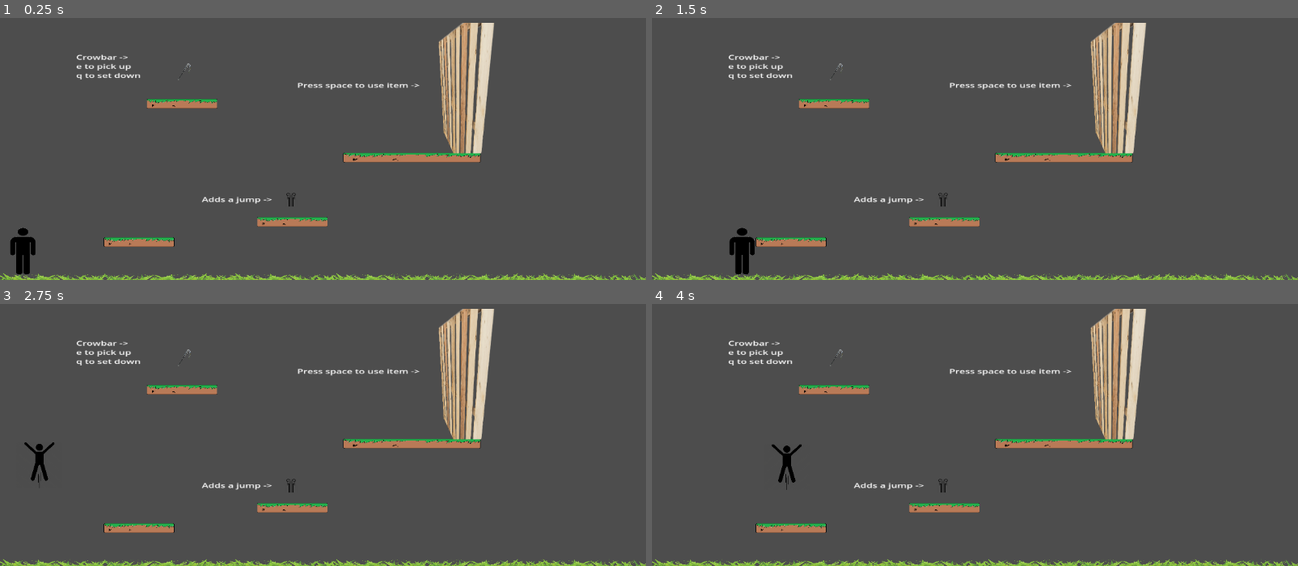
Above: before the commit, frames 1-4 (two rows, left to right).
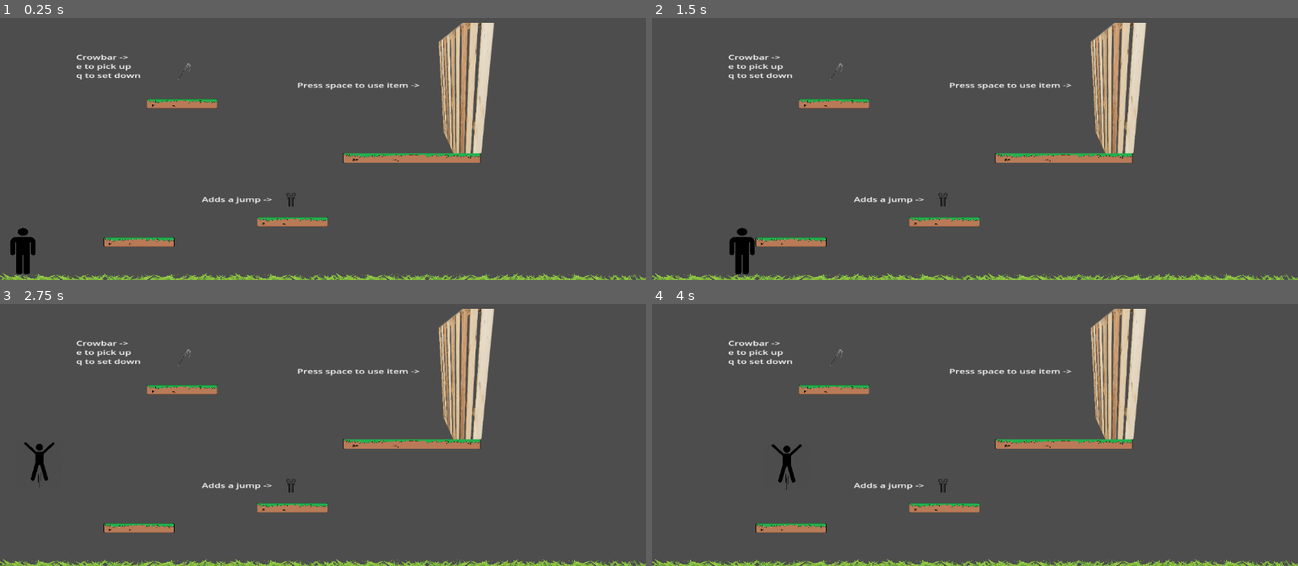
Above: after the commit, the same moments.

Repository: DaBigRed/Hint
Game: Godot game, scene res://TestLevel/Intro.tscn
Two runs of this game, one before a commit and one after it. Both use one fixed random seed, a clock stepped at 60 frames per second and the inputs below. Before the commit the project starts from res://Intro.tscn.
Inputs:
- Up to frame 1 (0.25 s): no input
- Up to frame 2 (1.5 s): tap Space (interact) at 0.5, 1.25, 1.35 s; hold D (right) from 0.53 s (still down); tap Up (jump) at 0.6, 0.77, 1.07 s
- Up to frame 3 (2.75 s): tap Up (jump) at 1.52, 1.55, 1.82, 2.3 s; tap Space (interact) at 2 s; release D (right) at 2.03 s; hold A (left) from 2.03 s (still down); tap E (pickup) at 2.1 s
- Up to frame 4 (4 s): tap Space (interact) at 2.75, 3.5 s; release A (left) at 2.78 s; hold D (right) from 2.78 s (still down); tap Shift (shift) at 2.85 s; tap Up (jump) at 3.02, 3.05, 3.32, 3.6, 3.77 s

The runs differ from the first frame. In frame 1, 0.2% of the frame differs, in the area x 53-75%, y 51-56%; in frame 2, 0.2%; in frame 3, 0.2%; in frame 4, 0.2%.

Commit message:
barrier works fr
fixed issue where player could break the barrier from anywhere once they had a crowbar

Diff:
--- a/Intro.tscn
+++ b/TestLevel/Intro.tscn
@@ -1,19 +1,19 @@
 [gd_scene load_steps=23 format=3 uid="uid://bhvwcxt0myg68"]
 
-[ext_resource type="Script" path="res://player.gd" id="1_n3wvb"]
-[ext_resource type="Texture2D" uid="uid://c7isejl88a6qp" path="res://Still.png" id="1_qiyrl"]
-[ext_resource type="Texture2D" uid="uid://dejatkbhh6pou" path="res://moving.png" id="3_3ruov"]
-[ext_resource type="Texture2D" uid="uid://bjpluhj1pj1ep" path="res://proxy-image-3.png" id="4_cxa4j"]
-[ext_resource type="Texture2D" uid="uid://d0mw047etf42y" path="res://running.png" id="4_ybcbk"]
-[ext_resource type="Texture2D" uid="uid://dmv867cmkog5w" path="res://Jumping.png" id="6_htpnw"]
-[ext_resource type="Texture2D" uid="uid://cny0xkrermtcm" path="res://proxy-image-6.png" id="7_h8roe"]
-[ext_resource type="Texture2D" uid="uid://cg3x1y7be4gsw" path="res://gust.png" id="8_pxroj"]
-[ext_resource type="Script" path="res://double_jump.gd" id="8_wc2d2"]
-[ext_resource type="Script" path="res://crowbar.gd" id="10_1yix5"]
-[ext_resource type="Texture2D" uid="uid://6g7iv8bigtb1" path="res://crowbar.png" id="11_myufv"]
-[ext_resource type="Texture2D" uid="uid://kcnx2rgsn5ty" path="res://wood.png" id="12_y6kga"]
-[ext_resource type="Script" path="res://barrier.gd" id="13_k4fcv"]
-[ext_resource type="Script" path="res://near_barrier.gd" id="14_4jvvf"]
+[ext_resource type="Script" path="res://TestLevel/player.gd" id="1_i1bt8"]
+[ext_resource type="Texture2D" uid="uid://dejatkbhh6pou" path="res://TestLevel/sprites/moving.png" id="2_binbk"]
+[ext_resource type="Texture2D" uid="uid://c7isejl88a6qp" path="res://TestLevel/sprites/Still.png" id="3_sbqxy"]
+[ext_resource type="Texture2D" uid="uid://d0mw047etf42y" path="res://TestLevel/sprites/running.png" id="4_uqiim"]
+[ext_resource type="Texture2D" uid="uid://dmv867cmkog5w" path="res://TestLevel/sprites/Jumping.png" id="5_ofnyw"]
+[ext_resource type="Texture2D" uid="uid://bjpluhj1pj1ep" path="res://TestLevel/sprites/proxy-image-3.png" id="6_5y2na"]
+[ext_resource type="Texture2D" uid="uid://cny0xkrermtcm" path="res://TestLevel/sprites/proxy-image-6.png" id="7_jt6va"]
+[ext_resource type="Script" path="res://TestLevel/double_jump.gd" id="8_13gi5"]
+[ext_resource type="Texture2D" uid="uid://cg3x1y7be4gsw" path="res://TestLevel/sprites/gust.png" id="9_qhcve"]
+[ext_resource type="Script" path="res://TestLevel/crowbar.gd" id="10_x70hq"]
+[ext_resource type="Texture2D" uid="uid://6g7iv8bigtb1" path="res://TestLevel/sprites/crowbar.png" id="11_nhj81"]
+[ext_resource type="Script" path="res://TestLevel/barrier.gd" id="12_af0ss"]
+[ext_resource type="Texture2D" uid="uid://kcnx2rgsn5ty" path="res://TestLevel/sprites/wood.png" id="13_4jnx4"]
+[ext_resource type="Script" path="res://TestLevel/near_barrier.gd" id="14_mnfl7"]
 
 [sub_resource type="RectangleShape2D" id="RectangleShape2D_idxln"]
 size = Vector2(44.6756, 118.915)
@@ -39,7 +39,7 @@
 size = Vector2(69.2633, 288.793)
 
 [sub_resource type="RectangleShape2D" id="RectangleShape2D_mipuh"]
-size = Vector2(106.674, 327.016)
+size = Vector2(41.4843, 87.0627)
 
 [node name="Main" type="Node2D"]
 position = Vector2(0, 648)
@@ -47,12 +47,12 @@
 
 [node name="player" type="CharacterBody2D" parent="."]
 position = Vector2(-486.871, 379.395)
-script = ExtResource("1_n3wvb")
+script = ExtResource("1_i1bt8")
 
 [node name="Moving" type="Sprite2D" parent="player"]
 position = Vector2(-1.82349, -7.07825)
 scale = Vector2(0.0715679, 0.0955349)
-texture = ExtResource("3_3ruov")
+texture = ExtResource("2_binbk")
 
 [node name="CollisionShape2D" type="CollisionShape2D" parent="player"]
 position = Vector2(0.911774, 1.41562)
@@ -61,17 +61,17 @@
 [node name="Still" type="Sprite2D" parent="player"]
 position = Vector2(-0.911713, -3.05176e-05)
 scale = Vector2(0.17893, 0.2)
-texture = ExtResource("1_qiyrl")
+texture = ExtResource("3_sbqxy")
 
 [node name="Running" type="Sprite2D" parent="player"]
 position = Vector2(-23.7054, -0.00012207)
 scale = Vector2(0.215647, 0.275192)
-texture = ExtResource("4_ybcbk")
+texture = ExtResource("4_uqiim")
 
 [node name="Jumping" type="Sprite2D" parent="player"]
 position = Vector2(1.82349, 2.8313)
 scale = Vector2(0.144045, 0.225116)
-texture = ExtResource("6_htpnw")
+texture = ExtResource("5_ofnyw")
 
 [node name="Floor" type="StaticBody2D" parent="."]
 
@@ -83,7 +83,7 @@
 [node name="Grass" type="Sprite2D" parent="Floor"]
 position = Vector2(-2.73523, 457.256)
 scale = Vector2(0.148063, 0.0502229)
-texture = ExtResource("4_cxa4j")
+texture = ExtResource("6_5y2na")
 
 [node name="CollisionShape2D2" type="CollisionShape2D" parent="Floor"]
 shape = SubResource("WorldBoundaryShape2D_fy5sy")
@@ -103,7 +103,7 @@
 [node name="Platform" type="Sprite2D" parent="StaticBody2D"]
 position = Vector2(-291.365, 362.407)
 scale = Vector2(0.0874038, 0.100392)
-texture = ExtResource("7_h8roe")
+texture = ExtResource("7_jt6va")
 
 [node name="StaticBody2D2" type="StaticBody2D" parent="."]
 
@@ -115,7 +115,7 @@
 [node name="Platform" type="Sprite2D" parent="StaticBody2D2"]
 position = Vector2(-41.9402, 311.444)
 scale = Vector2(0.0874038, 0.100392)
-texture = ExtResource("7_h8roe")
+texture = ExtResource("7_jt6va")
 
 [node name="StaticBody2D3" type="StaticBody2D" parent="."]
 
@@ -130,9 +130,9 @@
 shape = SubResource("RectangleShape2D_8ekw6")
 
 [node name="Platform" type="Sprite2D" parent="StaticBody2D3"]
-position = Vector2(159.555, 148.643)
-scale = Vector2(0.170726, 0.100392)
-texture = ExtResource("7_h8roe")
+position = Vector2(159.555, 150.051)
+scale = Vector2(0.170726, 0.103956)
+texture = ExtResource("7_jt6va")
 
 [node name="StaticBody2D4" type="StaticBody2D" parent="."]
 
@@ -144,17 +144,17 @@
 [node name="Platform" type="Sprite2D" parent="StaticBody2D4"]
 position = Vector2(-221.554, 12.7408)
 scale = Vector2(0.0874038, 0.100392)
-texture = ExtResource("7_h8roe")
+texture = ExtResource("7_jt6va")
 
 [node name="Double_Jump" type="Area2D" parent="."]
 position = Vector2(-51.9694, 253.402)
-script = ExtResource("8_wc2d2")
+script = ExtResource("8_13gi5")
 
 [node name="Gust" type="Sprite2D" parent="Double_Jump"]
 position = Vector2(7.62939e-06, 2.83133)
 rotation = -1.5708
 scale = Vector2(0.0686749, 0.0395222)
-texture = ExtResource("8_pxroj")
+texture = ExtResource("9_qhcve")
 
 [node name="RichTextLabel" type="RichTextLabel" parent="Double_Jump"]
 offset_left = -144.967
@@ -175,7 +175,7 @@
 
 [node name="Crowbar" type="Area2D" parent="."]
 position = Vector2(-224.289, -67.9513)
-script = ExtResource("10_1yix5")
+script = ExtResource("10_x70hq")
 
 [node name="RichTextLabel" type="RichTextLabel" parent="Crowbar"]
 offset_left = -177.0
@@ -198,10 +198,10 @@
 [node name="Crowbar" type="Sprite2D" parent="Crowbar"]
 position = Vector2(-1.82332, 1.41565)
 scale = Vector2(0.047885, 0.102075)
-texture = ExtResource("11_myufv")
+texture = ExtResource("11_nhj81")
 
 [node name="Barrier" type="StaticBody2D" parent="."]
-script = ExtResource("13_k4fcv")
+script = ExtResource("12_af0ss")
 
 [node name="CollisionShape2D" type="CollisionShape2D" parent="Barrier"]
 position = Vector2(223.392, -4.24695)
@@ -217,13 +217,13 @@
 [node name="Wood" type="Sprite2D" parent="Barrier"]
 position = Vector2(234.318, -26.1457)
 scale = Vector2(0.671334, 1.27882)
-texture = ExtResource("12_y6kga")
+texture = ExtResource("13_4jnx4")
 
 [node name="Area2D" type="Area2D" parent="Barrier"]
-script = ExtResource("14_4jvvf")
+script = ExtResource("14_mnfl7")
 
 [node name="CollisionShape2D" type="CollisionShape2D" parent="Barrier/Area2D"]
-position = Vector2(212.892, -23.3582)
+position = Vector2(162.062, 87.4166)
 shape = SubResource("RectangleShape2D_mipuh")
 
 [connection signal="item" from="player" to="Barrier/Area2D" method="_on_player_item"]
--- a/near_barrier.gd
+++ b/TestLevel/near_barrier.gd
@@ -1,12 +1,12 @@
 extends Area2D
-var player_in_area = false
+var player_in_area: bool = false
 signal destroy
 var cur_item = ""
 
 # Called when the node enters the scene tree for the first time.
 func _ready() -> void:
-	connect("body_entered", _on_body_entered_br)
-	connect("body_exited", _on_body_exited_br)
+	connect("body_entered", Callable(self, "_on_body_entered_br"))
+	connect("body_exited", Callable(self, "_on_body_exited_br"))
 
 
 # Called every frame. 'delta' is the elapsed time since the previous frame.
@@ -15,6 +15,8 @@
 		destroy.emit()
 
 func _on_body_entered_br(_body):
+	print("in on_body_entered_br")
+	print("Entered by:", _body.name)
 	player_in_area = true
 
 
--- a/project.godot
+++ b/project.godot
@@ -11,9 +11,9 @@
 [application]
 
 config/name="Hint"
-run/main_scene="res://Intro.tscn"
+run/main_scene="res://TestLevel/Intro.tscn"
 config/features=PackedStringArray("4.3", "Forward Plus")
-config/icon="res://icon.svg"
+config/icon="res://TestLevel/sprites/icon.svg"
 
 [display]
 
Renamed: Luigi.svg -> TestLevel/Luigi.svg
Not shown, changed: TestLevel/Luigi.svg.import
Renamed: barrier.gd -> TestLevel/barrier.gd
Renamed: crowbar.gd -> TestLevel/crowbar.gd
Renamed: double_jump.gd -> TestLevel/double_jump.gd
Renamed: player.gd -> TestLevel/player.gd
Renamed: Jumping.png -> TestLevel/sprites/Jumping.png
Not shown, changed: TestLevel/sprites/Jumping.png.import
Renamed: Mayro.svg -> TestLevel/sprites/Mayro.svg
Not shown, changed: TestLevel/sprites/Mayro.svg.import
Renamed: Still.png -> TestLevel/sprites/Still.png
Not shown, changed: TestLevel/sprites/Still.png.import
(and 16 more such lines)
